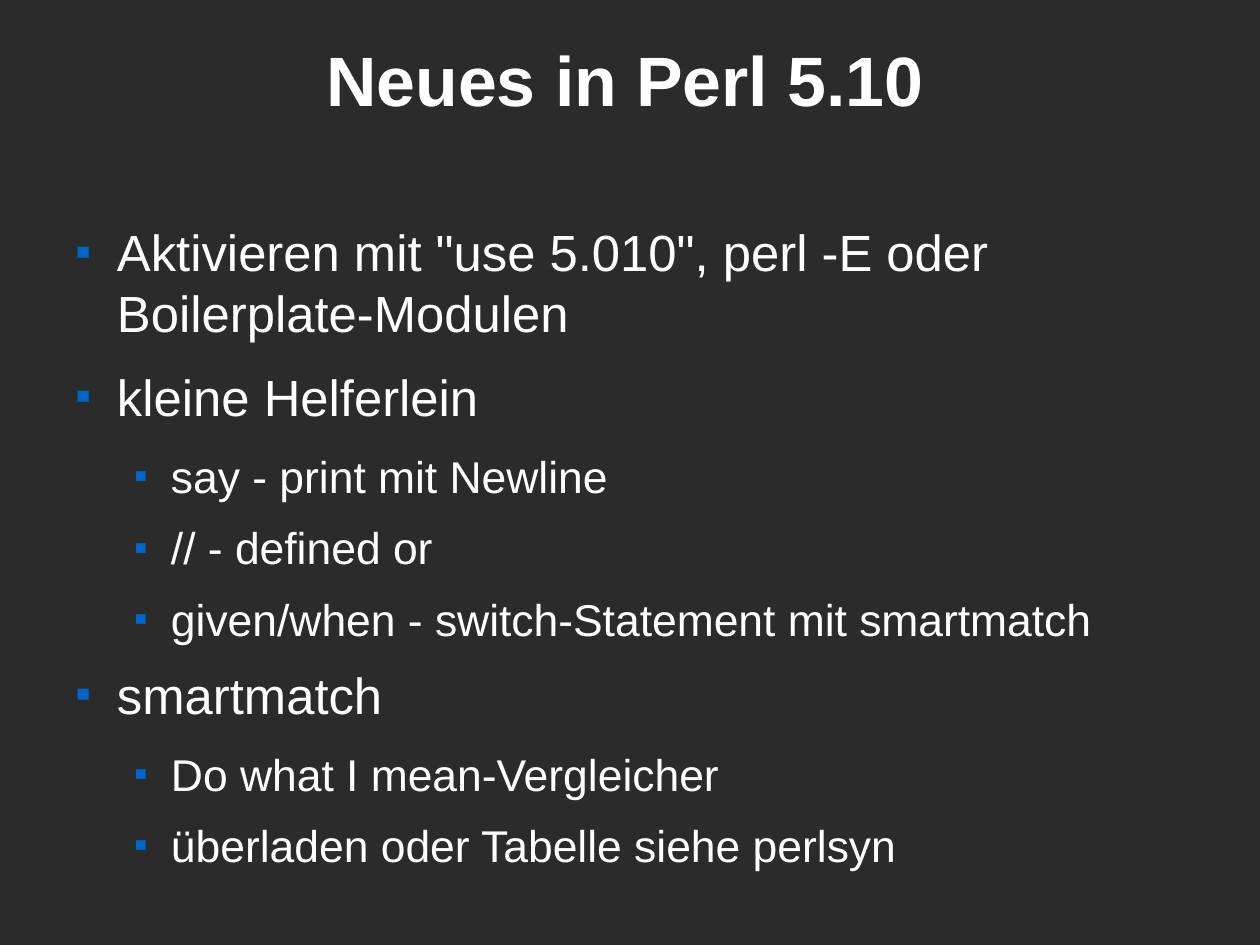
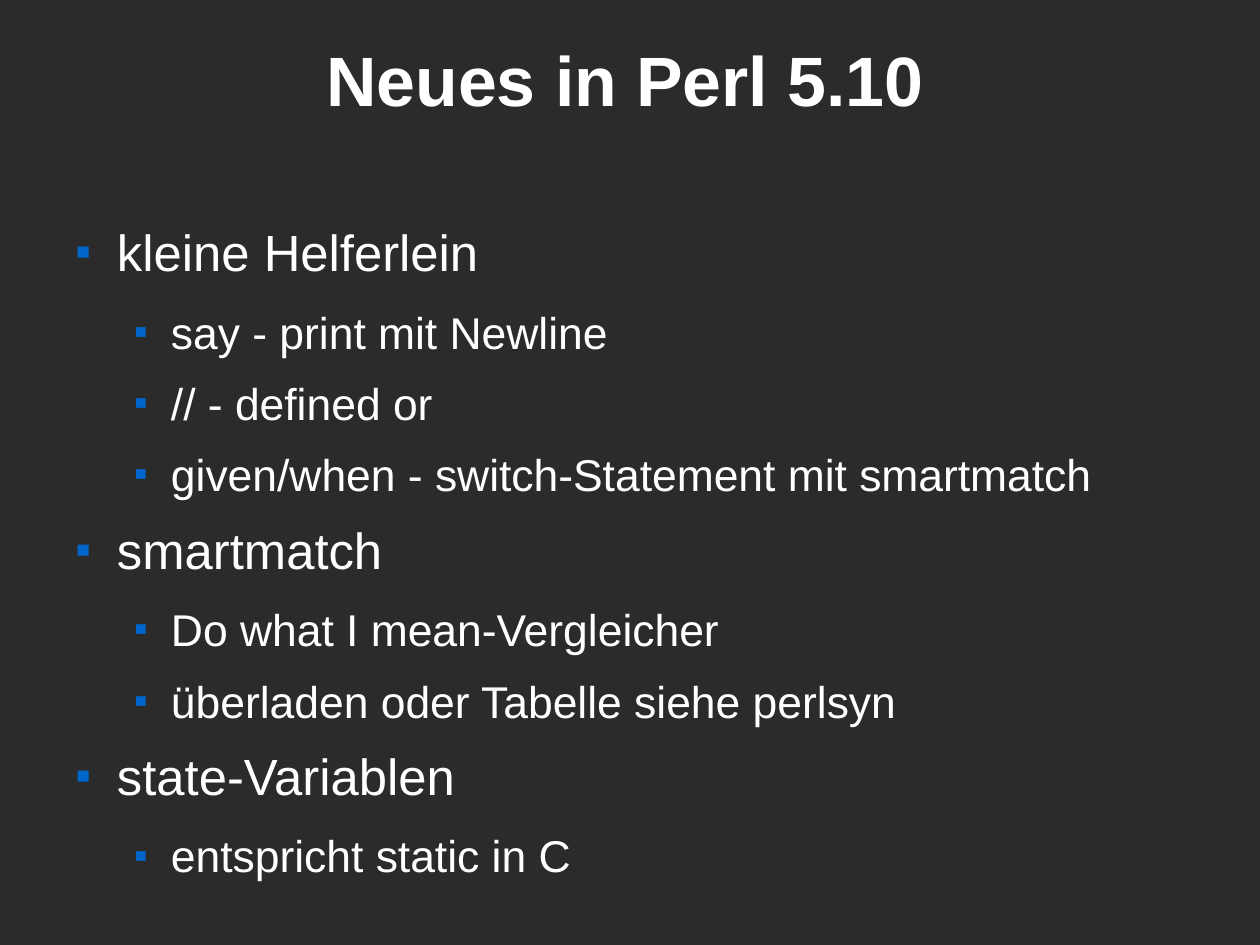
Before and after one commit to Caldrin/Vortrag_CLT, a slide deck: slide 2 of Modern Perl.odp. Drawn at 1260x945 pixels with LibreOffice and Linux fonts; fonts in the diff are those of the drawing; background and template pictures are left out; a plain dark background stands for a picture behind light text. Boxes give left, top, right and bottom in pixels: in the first picture for what was removed or moved away, otherwise in the second. Text is boxed around its words. In the diff, an @@ line names an element or a change of style, - is before the commit and + after.

Commit message:
Folien

```diff
--- a/Modern Perl.odp
+++ b/Modern Perl.odp
@@ text at (117,234,988,343): paragraph removed @@
-■ Aktivieren mit "use 5.010", perl -E oder Boilerplate-Modulen
@@ text at (117,758,571,882): paragraphs added @@
+■ state-Variablen
+  ■ entspricht static in C
```
Also in this commit, not shown: 1 other slide changed, 1 slide added, 1 slide removed.
